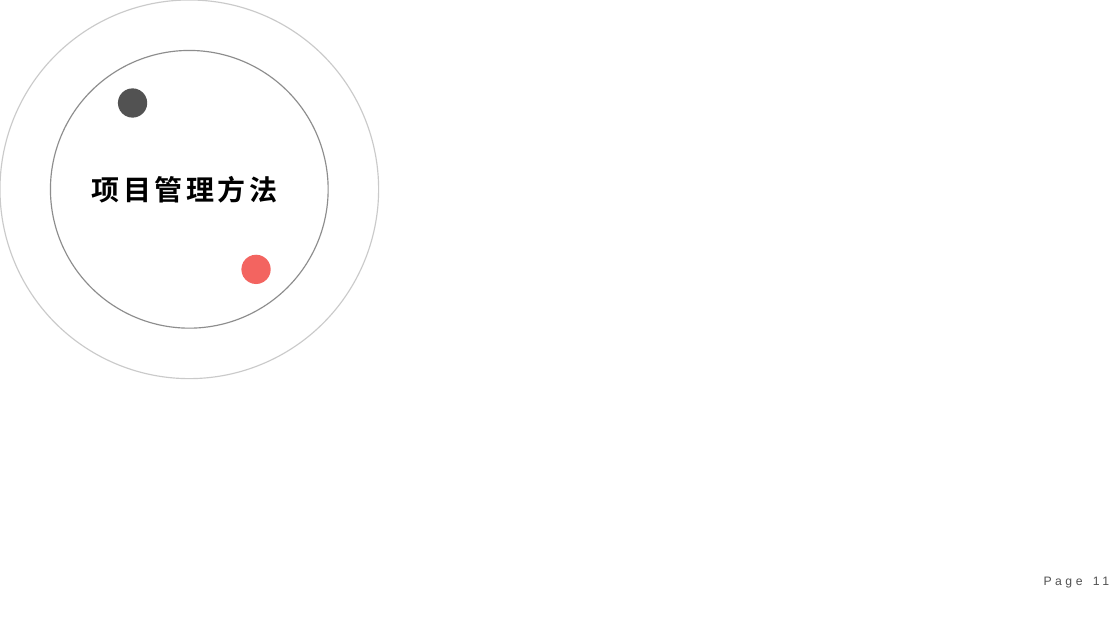
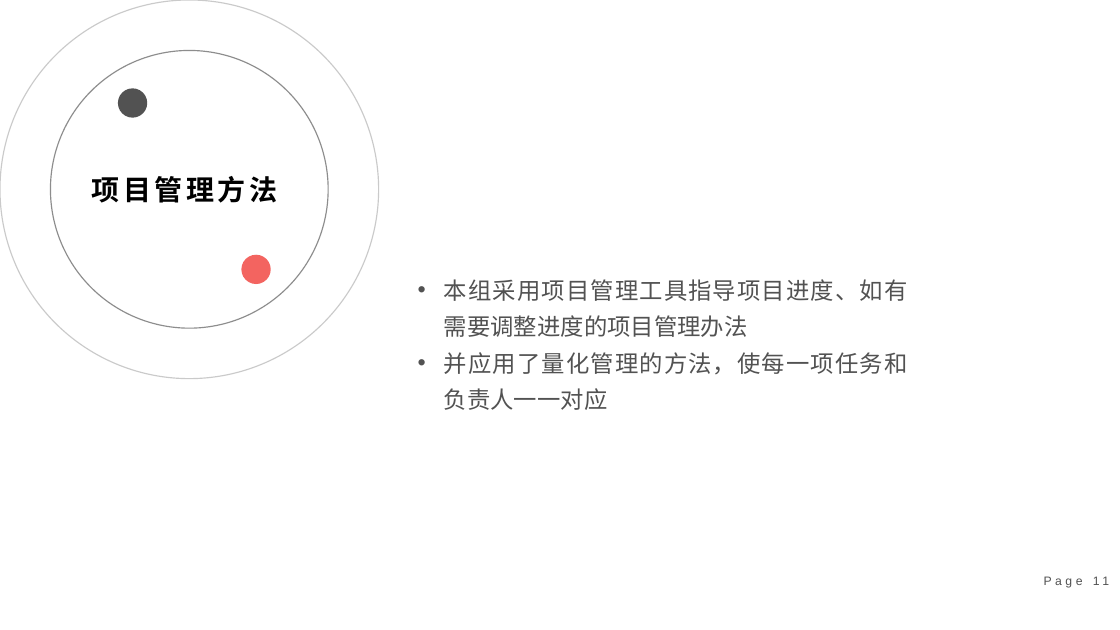
Before and after one commit to Cheeennnnnnnn/Unnamed, a slide deck: slide 11 of 第一次提交物-未命名小组/第1次汇报-未命名小组.pptx. Drawn at 1120x630 pixels with LibreOffice and Linux fonts; fonts in the diff are those of the drawing. Boxes give left, top, right and bottom in pixels: in the first picture for what was removed or moved away, otherwise in the second. Text is boxed around its words. In the diff, an @@ line names an element or a change of style, - is before the commit and + after.

```diff
--- a/第一次提交物-未命名小组/第1次汇报-未命名小组.pptx
+++ b/第一次提交物-未命名小组/第1次汇报-未命名小组.pptx
@@ text added at bbox=[444, 279, 908, 410], 20 pt, text #525252 @@
+• 本组采用项目管理工具指导项目进度、如有需要调整进度的项目管理办法
+• 并应用了量化管理的方法，使每一项任务和负责人一一对应
```
Also in this commit, not shown: 10 other slides changed, 4 slides added, 8 other files.
